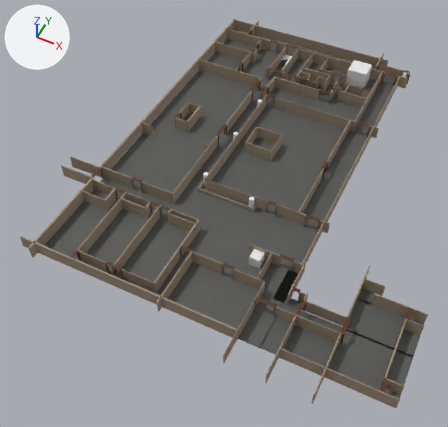
An edit to the Blender file assets/aligned_models/first.blend, drawn before and after from the same camera.
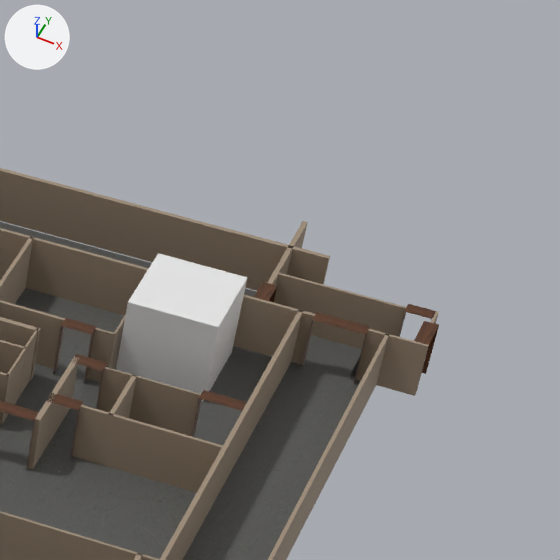
The first picture shows the older version from a 50 mm camera at (-2.4, -47.6, 68.0) aimed at (-29.6, 6.9, -0.1). The close-ups show the older and then the newer version on the part from 72% to 97% of the width and 2% to 28% of the height of that picture. Only the edits that show in the close-ups are written down. Lighting does not change. The marker at upper left points along +X, +Y and +Z.

Before the edit, the objects in view are built like this:
```python
me_cube_006 = bpy.data.meshes.new('Cube.006')
me_cube_006.from_pydata(...)  # a box spanning x -1.0..1.0, y -1.0..1.0, z -1.0..1.0
me_cube_020 = bpy.data.meshes.new('Cube.020')
me_cube_020.from_pydata(...)  # 368 vertices, 138 faces; spans x -46.7..0.0, y -5.8..51.9, z 0.0..2.0
me_cube_020.materials.append(mat_material_005)  # picture img_wood_table_worn_diff_1k_jpg
me_cube_146 = bpy.data.meshes.new('Cube.146')
me_cube_146.from_pydata(...)  # 880 vertices, 662 faces; spans x -53.4..0.0, y -3.5..61.0, z 0.0..2.0
me_cube_146.materials.append(mat_material_004)  # picture img_beige_wall_001_diff_1k_jpg
ob_cube_005 = bpy.data.objects.new('Cube.005', me_cube_006)
ob_cube_005.location = (-21.13, 40.53, 5.46)
ob_cube_005.scale = (1.56, 1.56, 1.56)
ob_doors_001 = bpy.data.objects.new('Doors.001', me_cube_020)
ob_doors_001.location = (-0.49, -7.39, 4.0)
ob_walls_001 = bpy.data.objects.new('Walls.001', me_cube_146)
ob_walls_001.location = (1.2, -13.34, 4.0)
# also in view: 'Floor.001' at (-22.8, 16.3, 4.0)
```
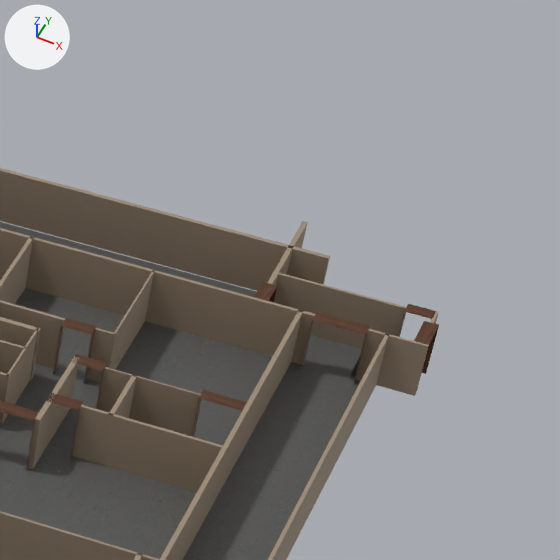
Changed parts and their boxes [x1, y1, x2, y2] in the close-ups (560 x 560 px):
'Cube.005', hidden
    before: [116, 253, 247, 402]

The change, as a diff of the scene's bpy script:
```diff
--- a/assets/aligned_models/first.blend.py
+++ b/assets/aligned_models/first.blend.py
@@ ob_cube_005 @@
 ob_cube_005.scale = (1.56, 1.56, 1.56)
+ob_cube_005.hide_set(True)
```
